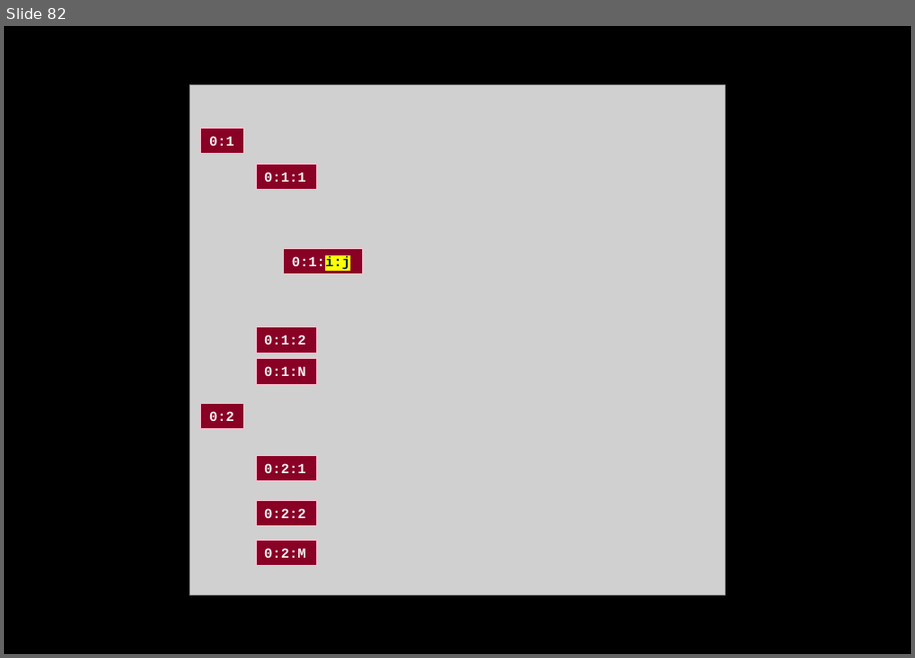
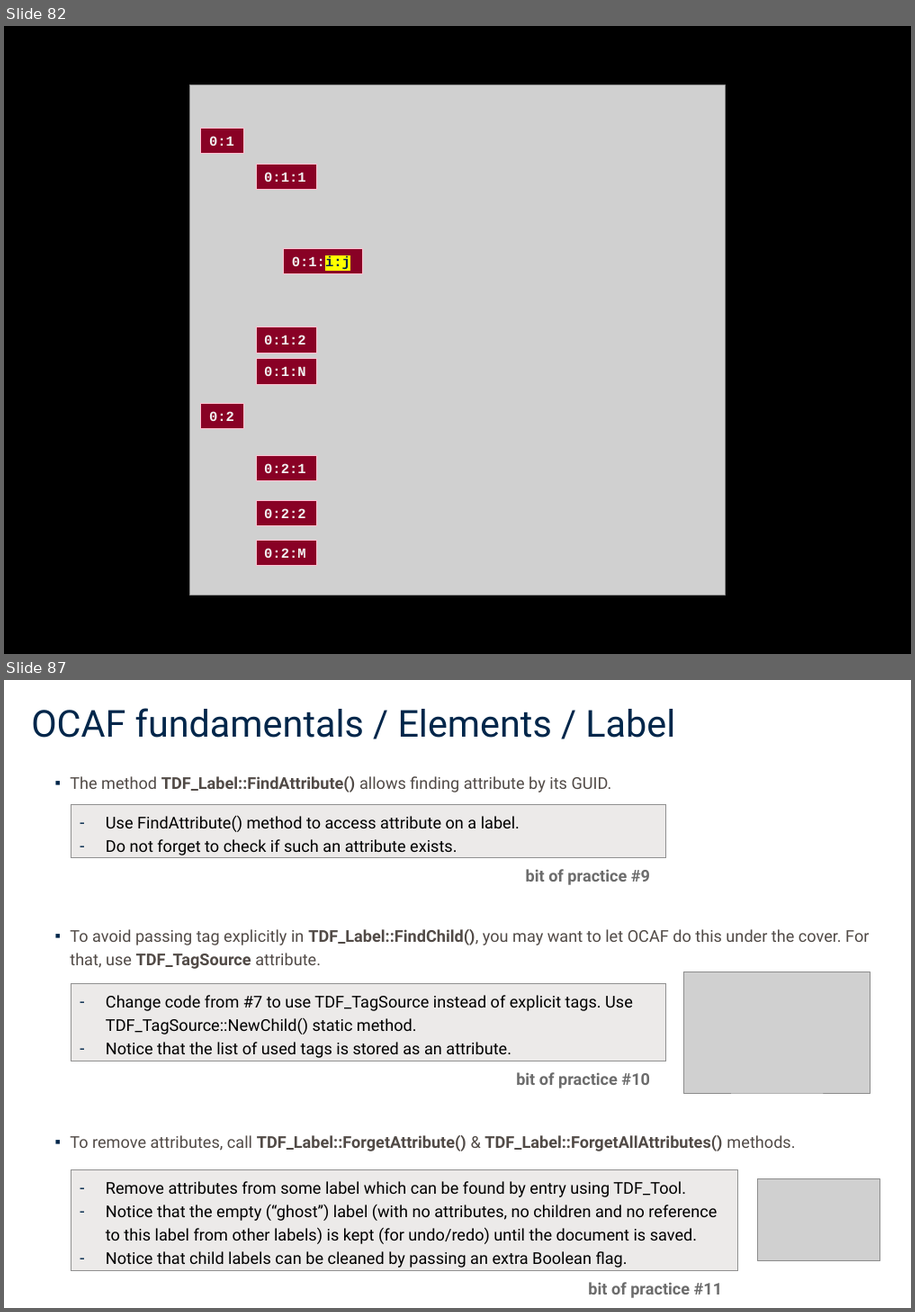
Before and after one commit to ninjacoderz/OCCT-Lessions, a slide deck: docs/02_OpenCascade_OCAF.pptx. Shown one above the other, each under a label of ours: slide 82 before the commit, slides 82 and 87 after it; the slides between them are not shown. The pictures are 915x658 and 915x1312 pixels, drawn with LibreOffice and Linux fonts; fonts in the diff are those of the drawing; grey boxes stand for pictures. Boxes give left, top, right and bottom in pixels: in the first picture for what was removed or moved away, otherwise in the second. Text is boxed around its words. In the diff, an @@ line names an element or a change of style, - is before the commit and + after.

```diff
--- a/docs/02_OpenCascade_OCAF.pptx
+++ b/docs/02_OpenCascade_OCAF.pptx
@@ slide 87 added at [4, 680, 911, 1308], background #FFFFFF @@
@@ title added at [31, 708, 675, 738], 32 pt, text #00264A @@
+OCAF fundamentals / Elements / Label
@@ text added at [70, 776, 869, 1152], 14 pt, text #514A46 @@
+▪ The method TDF_Label::FindAttribute() allows finding attribute by its GUID.
+▪ To avoid passing tag explicitly in TDF_Label::FindChild(), you may want to let OCAF do this under the cover. For that, use TDF_TagSource attribute.
+▪ To remove attributes, call TDF_Label::ForgetAttribute() & TDF_Label::ForgetAllAttributes() methods.
@@ rectangle added at [71, 804, 666, 857], fill #ECEAE9, outline #909090 0.75 pt, 14 pt, text #000000 @@
+– Use FindAttribute() method to access attribute on a label.
+– Do not forget to check if such an attribute exists.
@@ text added at [526, 869, 650, 885], 14 pt, text #6C6C6C, bold @@
+bit of practice #9
@@ picture added at [684, 972, 870, 1093] @@
@@ rectangle added at [71, 984, 666, 1061], fill #ECEAE9, outline #909090 0.75 pt, 14 pt, text #000000 @@
+– Change code from #7 to use TDF_TagSource instead of explicit tags. Use TDF_TagSource::NewChild() static method.
+– Notice that the list of used tags is stored as an attribute.
@@ text added at [516, 1072, 650, 1089], 14 pt, text #6C6C6C, bold @@
+bit of practice #10
@@ rectangle added at [71, 1170, 738, 1271], fill #ECEAE9, outline #909090 0.75 pt, 14 pt, text #000000 @@
+– Remove attributes from some label which can be found by entry using TDF_Tool.
+– Notice that the empty (“ghost”) label (with no attributes, no children and no reference to this label from other labels) is kept (for undo/redo) until the document is saved.
+– Notice that child labels can be cleaned by passing an extra Boolean flag.
@@ picture added at [758, 1180, 881, 1261] @@
@@ text added at [588, 1282, 723, 1298], 14 pt, text #6C6C6C, bold @@
+bit of practice #11
```
Also in this commit, not shown: 11 other slides added, 1 other file.
